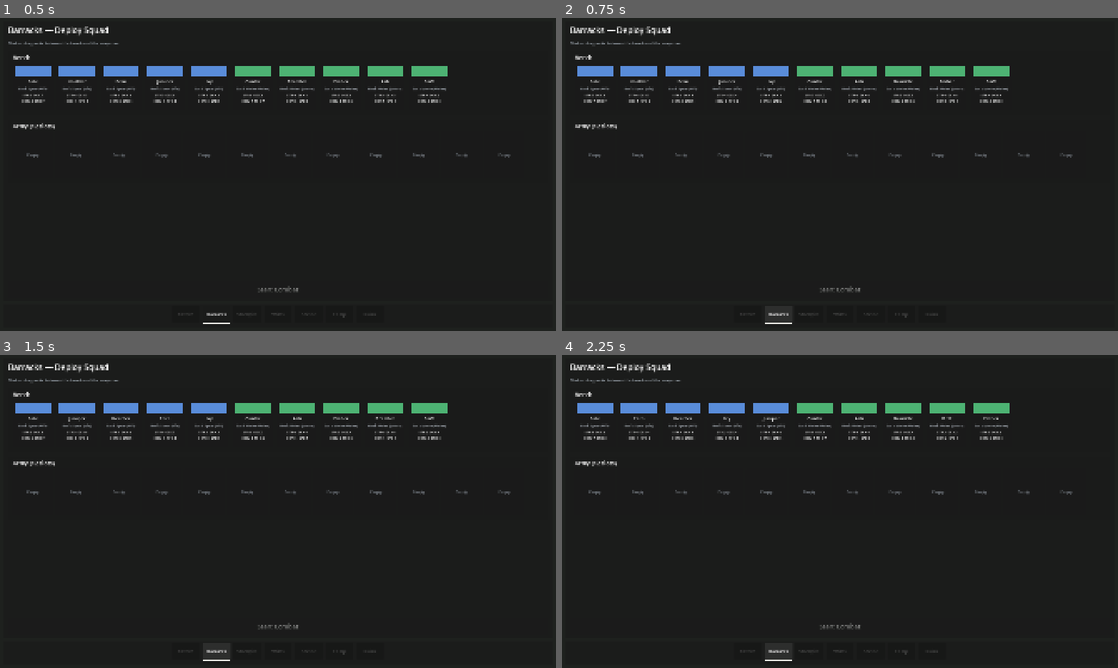
Above: before the commit, frames 1-4 (two rows, left to right).
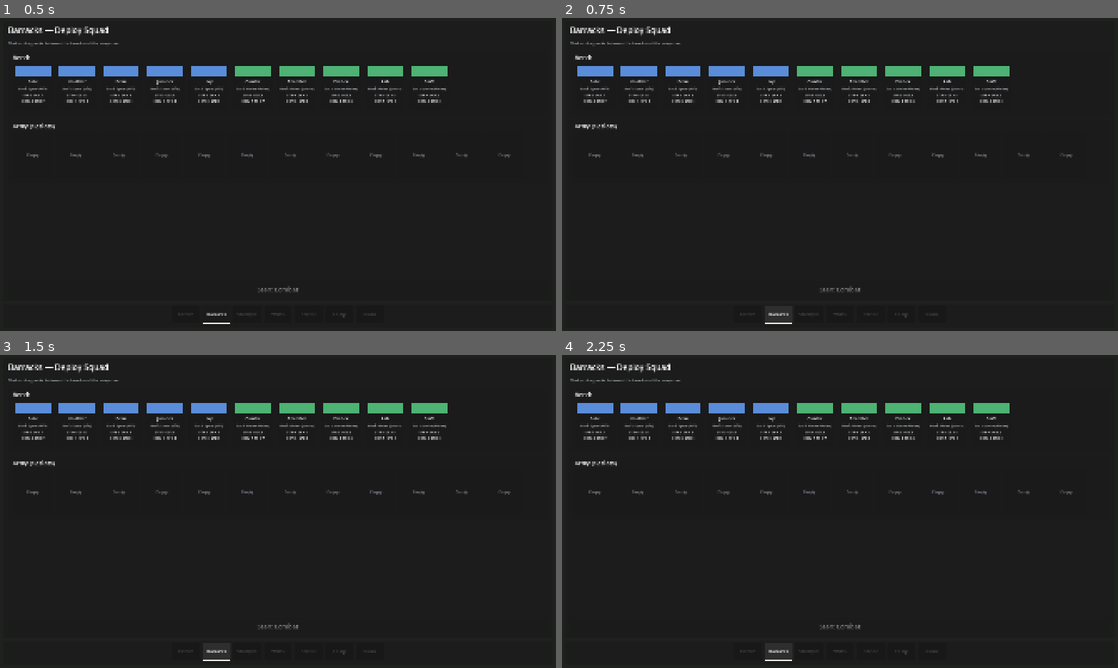
Above: after the commit, the same moments.

Repository: stonecauldron/mycelium-prototype
Game: Godot game, scene res://scenes/base/Base.tscn
Two runs of this game, one before a commit and one after it. Both use one fixed random seed, a clock stepped at 60 frames per second and the inputs below.
Inputs:
- Up to frame 1 (0.5 s): no input
- Up to frame 2 (0.75 s): click "Barracks" at 0.5 s
- Up to frame 3 (1.5 s): click "Barracks" at 1.25 s
- Up to frame 4 (2.25 s): click "Barracks" at 2 s

Frame 1 is identical in both runs. In frame 2, 0.1% of the frame differs, in the area x 5-79%, y 19-28%; in frame 3, 0.1%; in frame 4, 0.2%.

Commit message:
Persist army state across fights and add wipe game over.
Co-authored-by: Cursor <cursoragent@cursor.com>

Diff:
--- a/project.godot
+++ b/project.godot
@@ -14,6 +14,10 @@
 run/main_scene="res://scenes/base/Base.tscn"
 config/features=PackedStringArray("4.7", "Forward Plus")
 config/icon="res://icon.svg"
+
+[autoload]
+
+ArmyData="*res://scripts/base/ArmyData.gd"
 
 [display]
 
--- /dev/null
+++ b/scenes/GameOver.tscn
@@ -0,0 +1,54 @@
+[gd_scene format=3 uid="uid://cgameover001"]
+
+[ext_resource type="Script" path="res://scripts/GameOver.gd" id="1_gameover"]
+
+[node name="GameOver" type="Control"]
+layout_mode = 3
+anchors_preset = 15
+anchor_right = 1.0
+anchor_bottom = 1.0
+grow_horizontal = 2
+grow_vertical = 2
+script = ExtResource("1_gameover")
+
+[node name="Background" type="ColorRect" parent="."]
+layout_mode = 1
+anchors_preset = 15
+anchor_right = 1.0
+anchor_bottom = 1.0
+grow_horizontal = 2
+grow_vertical = 2
+mouse_filter = 2
+color = Color(0.08, 0.07, 0.07, 1)
+
+[node name="Center" type="CenterContainer" parent="."]
+layout_mode = 1
+anchors_preset = 15
+anchor_right = 1.0
+anchor_bottom = 1.0
+grow_horizontal = 2
+grow_vertical = 2
+
+[node name="VBox" type="VBoxContainer" parent="Center"]
+layout_mode = 2
+theme_override_constants/separation = 28
+
+[node name="Title" type="Label" parent="Center/VBox"]
+layout_mode = 2
+theme_override_font_sizes/font_size = 64
+text = "Game Over"
+horizontal_alignment = 1
+
+[node name="Subtitle" type="Label" parent="Center/VBox"]
+layout_mode = 2
+theme_override_colors/font_color = Color(0.75, 0.7, 0.68, 1)
+theme_override_font_sizes/font_size = 22
+text = "Your army has been wiped out."
+horizontal_alignment = 1
+
+[node name="RestartButton" type="Button" parent="Center/VBox"]
+unique_name_in_owner = true
+custom_minimum_size = Vector2(280, 52)
+layout_mode = 2
+size_flags_horizontal = 4
+text = "Restart"
--- /dev/null
+++ b/scripts/GameOver.gd
@@ -0,0 +1,15 @@
+extends Control
+
+const _BASE_SCENE_PATH := "res://scenes/base/Base.tscn"
+
+@onready var _restart_button: Button = %RestartButton
+
+
+func _ready() -> void:
+	_restart_button.pressed.connect(_on_restart_pressed)
+	_restart_button.grab_focus()
+
+
+func _on_restart_pressed() -> void:
+	ArmyData.reset()
+	get_tree().change_scene_to_file(_BASE_SCENE_PATH)
--- /dev/null
+++ b/scripts/base/ArmyData.gd
@@ -0,0 +1,67 @@
+extends Node
+
+const SQUAD_SLOT_COUNT := 12
+
+var bench: Array[RosterUnitData] = []
+var squad: Array = []
+
+var _seeded: bool = false
+
+
+func _ready() -> void:
+	_ensure_squad_size()
+
+
+func is_seeded() -> bool:
+	return _seeded
+
+
+func seed_if_empty(bench_units: Array[RosterUnitData]) -> void:
+	if _seeded:
+		return
+	bench.clear()
+	for unit in bench_units:
+		if unit != null:
+			bench.append(unit)
+	_ensure_squad_size()
+	_seeded = true
+
+
+func get_squad_roster() -> Array[RosterUnitData]:
+	var roster: Array[RosterUnitData] = []
+	for entry in squad:
+		var unit := entry as RosterUnitData
+		if unit != null:
+			roster.append(unit)
+	return roster
+
+
+func squad_unit_count() -> int:
+	return get_squad_roster().size()
+
+
+func remove_unit(unit_data: RosterUnitData) -> void:
+	if unit_data == null:
+		return
+	for i in squad.size():
+		if squad[i] == unit_data:
+			squad[i] = null
+	bench.erase(unit_data)
+
+
+func reset() -> void:
+	bench.clear()
+	squad.clear()
+	_seeded = false
+	_ensure_squad_size()
+
+
+func _ensure_squad_size() -> void:
+	if squad.is_empty():
+		squad.resize(SQUAD_SLOT_COUNT)
+		squad.fill(null)
+		return
+	while squad.size() < SQUAD_SLOT_COUNT:
+		squad.append(null)
+	if squad.size() > SQUAD_SLOT_COUNT:
+		squad.resize(SQUAD_SLOT_COUNT)
--- a/scripts/base/ArmySelectionScreen.gd
+++ b/scripts/base/ArmySelectionScreen.gd
@@ -19,10 +19,10 @@
 
 
 func _ready() -> void:
-	_init_squad_model()
+	_hydrate_from_army_data()
 	_build_squad_ui()
-	_populate_hardcoded_bench()
 	_rebuild_bench_ui()
+	_sync_all_slots()
 	_bench_panel.set_drag_forwarding(Callable(), _bench_can_drop, _bench_drop)
 	_set_bench_structure_mouse_ignore()
 	_start_combat_button.pressed.connect(_on_start_combat_pressed)
@@ -31,6 +31,13 @@
 
 func on_screen_shown() -> void:
 	_refresh_start_combat_button()
+
+
+func _hydrate_from_army_data() -> void:
+	if not ArmyData.is_seeded():
+		ArmyData.seed_if_empty(_make_default_bench())
+	bench = ArmyData.bench
+	squad = ArmyData.squad
 
 
 func _set_bench_structure_mouse_ignore() -> void:
@@ -41,12 +48,6 @@
 	_bench_grid.mouse_filter = Control.MOUSE_FILTER_IGNORE
 
 
-func _init_squad_model() -> void:
-	squad.clear()
-	squad.resize(SQUAD_SLOT_COUNT)
-	squad.fill(null)
-
-
 func _build_squad_ui() -> void:
 	for child in _squad_rows.get_children():
 		child.queue_free()
@@ -70,18 +71,19 @@
 		_slots.append(slot)
 
 
-func _populate_hardcoded_bench() -> void:
-	bench.clear()
-	bench.append(_make_unit("Ash", UnitStats.PowerTier.AVERAGE, _MELEE_WEAPON))
-	bench.append(_make_unit("Bramble", UnitStats.PowerTier.AVERAGE, _MELEE_WEAPON))
-	bench.append(_make_unit("Cinder", UnitStats.PowerTier.STRONG, _MELEE_WEAPON))
-	bench.append(_make_unit("Drift", UnitStats.PowerTier.WEAK, _MELEE_WEAPON))
-	bench.append(_make_unit("Ember", UnitStats.PowerTier.AVERAGE, _MELEE_WEAPON))
-	bench.append(_make_unit("Fern", UnitStats.PowerTier.AVERAGE, _SPEAR_WEAPON))
-	bench.append(_make_unit("Gale", UnitStats.PowerTier.STRONG, _SPEAR_WEAPON))
-	bench.append(_make_unit("Heather", UnitStats.PowerTier.AVERAGE, _SPEAR_WEAPON))
-	bench.append(_make_unit("Ivy", UnitStats.PowerTier.WEAK, _SPEAR_WEAPON))
-	bench.append(_make_unit("Juniper", UnitStats.PowerTier.AVERAGE, _SPEAR_WEAPON))
+func _make_default_bench() -> Array[RosterUnitData]:
+	var units: Array[RosterUnitData] = []
+	units.append(_make_unit("Ash", UnitStats.PowerTier.AVERAGE, _MELEE_WEAPON))
+	units.append(_make_unit("Bramble", UnitStats.PowerTier.AVERAGE, _MELEE_WEAPON))
+	units.append(_make_unit("Cinder", UnitStats.PowerTier.STRONG, _MELEE_WEAPON))
+	units.append(_make_unit("Drift", UnitStats.PowerTier.WEAK, _MELEE_WEAPON))
+	units.append(_make_unit("Ember", UnitStats.PowerTier.AVERAGE, _MELEE_WEAPON))
+	units.append(_make_unit("Fern", UnitStats.PowerTier.AVERAGE, _SPEAR_WEAPON))
+	units.append(_make_unit("Gale", UnitStats.PowerTier.STRONG, _SPEAR_WEAPON))
+	units.append(_make_unit("Heather", UnitStats.PowerTier.AVERAGE, _SPEAR_WEAPON))
+	units.append(_make_unit("Ivy", UnitStats.PowerTier.WEAK, _SPEAR_WEAPON))
+	units.append(_make_unit("Juniper", UnitStats.PowerTier.AVERAGE, _SPEAR_WEAPON))
+	return units
 
 
 func _make_unit(
@@ -258,7 +260,7 @@
 func _on_start_combat_pressed() -> void:
 	if _squad_unit_count() == 0:
 		return
-	BattleLaunch.set_rosters(squad, _make_default_enemy_roster())
+	BattleLaunch.set_enemy_roster(_make_default_enemy_roster())
 	get_tree().change_scene_to_file("res://scenes/CombatStage.tscn")
 
 
--- a/scripts/combat/Army.gd
+++ b/scripts/combat/Army.gd
@@ -79,6 +79,11 @@
 	return get_living_units().size()
 
 
+func is_wiped_out() -> bool:
+	## True when no combat units remain (flag bearer alone does not count).
+	return get_living_unit_count() == 0
+
+
 func has_living_range_class(range_class: WeaponData.WeaponRange) -> bool:
 	for unit in get_living_units():
 		if unit.weapon != null and unit.weapon.range_class == range_class:
@@ -157,6 +162,10 @@
 	_acquire_opponent()
 	if flag_bearer.is_in_knockback():
 		return
+	if is_wiped_out():
+		flag_bearer.stop()
+		halt()
+		return
 	if _opponent == null:
 		flag_bearer.stop()
 		return
--- a/scripts/combat/BattleLaunch.gd
+++ b/scripts/combat/BattleLaunch.gd
@@ -1,24 +1,16 @@
 class_name BattleLaunch
 extends RefCounted
 
-## Shared handoff from Base → CombatStage (no autoload needed).
-static var player_roster: Array[RosterUnitData] = []
+## Enemy roster handoff from Base → CombatStage. Player lineup comes from ArmyData.
 static var enemy_roster: Array[RosterUnitData] = []
 
 
-static func set_rosters(player_units: Array, enemy_units: Array) -> void:
-	player_roster = _copy_roster(player_units)
+static func set_enemy_roster(enemy_units: Array) -> void:
 	enemy_roster = _copy_roster(enemy_units)
 
 
-static func has_rosters() -> bool:
-	return not player_roster.is_empty() and not enemy_roster.is_empty()
-
-
-static func take_player_roster() -> Array[RosterUnitData]:
-	var copy := _copy_roster(player_roster)
-	player_roster.clear()
-	return copy
+static func has_enemy_roster() -> bool:
+	return not enemy_roster.is_empty()
 
 
 static func take_enemy_roster() -> Array[RosterUnitData]:
--- a/scripts/combat/CombatStage.gd
+++ b/scripts/combat/CombatStage.gd
@@ -3,41 +3,51 @@
 const FLOOR_SURFACE_Y := 880.0
 const _MELEE_UNIT_SCENE := preload("res://scenes/units/MeleeUnit.tscn")
 const _SPEAR_UNIT_SCENE := preload("res://scenes/units/SpearUnit.tscn")
+const _BASE_SCENE_PATH := "res://scenes/base/Base.tscn"
+const _GAME_OVER_SCENE_PATH := "res://scenes/GameOver.tscn"
 
 @onready var player_army: Army = $World/PlayerArmy
 @onready var enemy_army: Army = $World/EnemyArmy
 
 var _player_spawn: Vector2
 var _enemy_spawn: Vector2
+var _battle_over: bool = false
 
 
 func _ready() -> void:
 	_player_spawn = player_army.flag_bearer.global_position
 	_enemy_spawn = enemy_army.flag_bearer.global_position
 
-	if not BattleLaunch.has_rosters():
-		push_error("CombatStage requires player and enemy rosters via BattleLaunch.")
+	var player_roster := ArmyData.get_squad_roster()
+	if player_roster.is_empty():
+		push_error("CombatStage requires a non-empty player squad in ArmyData.")
+		return
+	if not BattleLaunch.has_enemy_roster():
+		push_error("CombatStage requires an enemy roster via BattleLaunch.")
 		return
 
-	_run_battle(BattleLaunch.take_player_roster(), BattleLaunch.take_enemy_roster())
+	_run_battle(player_roster, BattleLaunch.take_enemy_roster())
 
 
 func _run_battle(
 	player_roster: Array[RosterUnitData],
 	enemy_roster: Array[RosterUnitData]
 ) -> void:
+	_battle_over = false
 	_clear_world_vfx()
 	_reset_army_from_roster(
 		player_army,
 		_player_spawn,
 		player_roster,
-		Color(0.25, 0.75, 0.4, 1.0)
+		Color(0.25, 0.75, 0.4, 1.0),
+		true
 	)
 	_reset_army_from_roster(
 		enemy_army,
 		_enemy_spawn,
 		enemy_roster,
-		Color(0.85, 0.25, 0.3, 1.0)
+		Color(0.85, 0.25, 0.3, 1.0),
+		false
 	)
 	_refresh_unit_process_order()
 	player_army.begin_march()
@@ -48,7 +58,8 @@
 	army: Army,
 	spawn_global: Vector2,
 	roster: Array[RosterUnitData],
-	body_color: Color
+	body_color: Color,
+	is_player: bool
 ) -> void:
 	var units_root: Node2D = army.get_node("Units")
 	_clear_units(units_root)
@@ -59,7 +70,7 @@
 		if data == null:
 			continue
 		var scene := _scene_for_range(data.get_range_class())
-		_spawn_unit(scene, units_root, data, body_color, index)
+		_spawn_unit(scene, units_root, data, body_color, index, is_player)
 		index += 1
 
 	army.refresh_squad_indices()
@@ -84,17 +95,38 @@
 	units_root: Node2D,
 	roster_data: RosterUnitData,
 	body_color: Color,
-	squad_index: int
+	squad_index: int,
+	is_player: bool
 ) -> void:
 	var unit: Unit = scene.instantiate()
 	unit.roll_random_stats = false
+	unit.roster_data = roster_data
 	if roster_data.stats != null:
 		unit.stats = roster_data.stats.duplicate(true)
 	if roster_data.weapon != null:
 		unit.weapon = roster_data.weapon
 	unit.body_color = body_color
 	unit.squad_index = squad_index
+	unit.died.connect(_on_unit_died.bind(is_player))
 	units_root.add_child(unit)
+
+
+func _on_unit_died(unit: Unit, is_player: bool) -> void:
+	if is_player and unit.roster_data != null:
+		ArmyData.remove_unit(unit.roster_data)
+	_check_battle_end()
+
+
+func _check_battle_end() -> void:
+	if _battle_over:
+		return
+	if not player_army.is_wiped_out() and not enemy_army.is_wiped_out():
+		return
+	_battle_over = true
+	if player_army.is_wiped_out():
+		get_tree().call_deferred("change_scene_to_file", _GAME_OVER_SCENE_PATH)
+	else:
+		get_tree().call_deferred("change_scene_to_file", _BASE_SCENE_PATH)
 
 
 func _refresh_unit_process_order() -> void:
--- a/scripts/units/Unit.gd
+++ b/scripts/units/Unit.gd
@@ -1,7 +1,7 @@
 class_name Unit
 extends CharacterBody2D
 
-signal died
+signal died(unit: Unit)
 signal health_changed(current: int, maximum: int)
 
 enum CombatPhase { READY, APPROACHING, ATTACKING, RETURNING }
@@ -39,6 +39,7 @@
 
 var current_hp: int
 var process_tiebreak: int = 0
+var roster_data: RosterUnitData = null
 var _attack_timer: float = 0.0
 var _target: Node2D
 var _army: Army
@@ -348,7 +349,7 @@
 func _refresh_target() -> void:
 	_target = null
 	var opponent: Army = _army.get_opponent()
-	if opponent == null:
+	if opponent == null or opponent.is_wiped_out():
 		return
 
 	var closest_distance := INF
@@ -388,7 +389,7 @@
 
 
 func _die() -> void:
-	died.emit()
+	died.emit(self)
 	if _army != null:
 		_army.call_deferred("refresh_squad_indices")
 	queue_free()
Not shown, added: scripts/GameOver.gd.uid
Not shown, added: scripts/base/ArmyData.gd.uid
